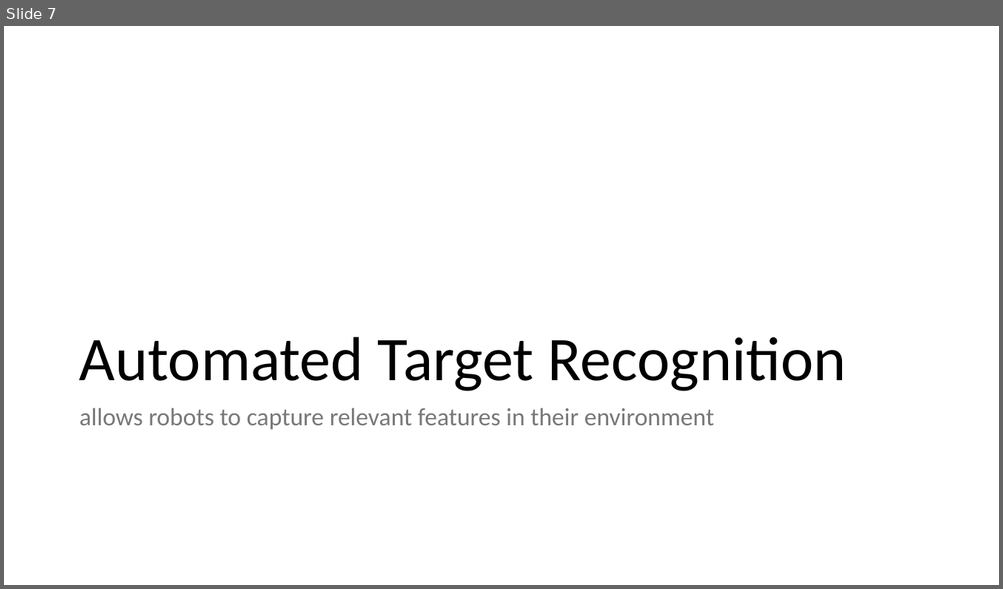
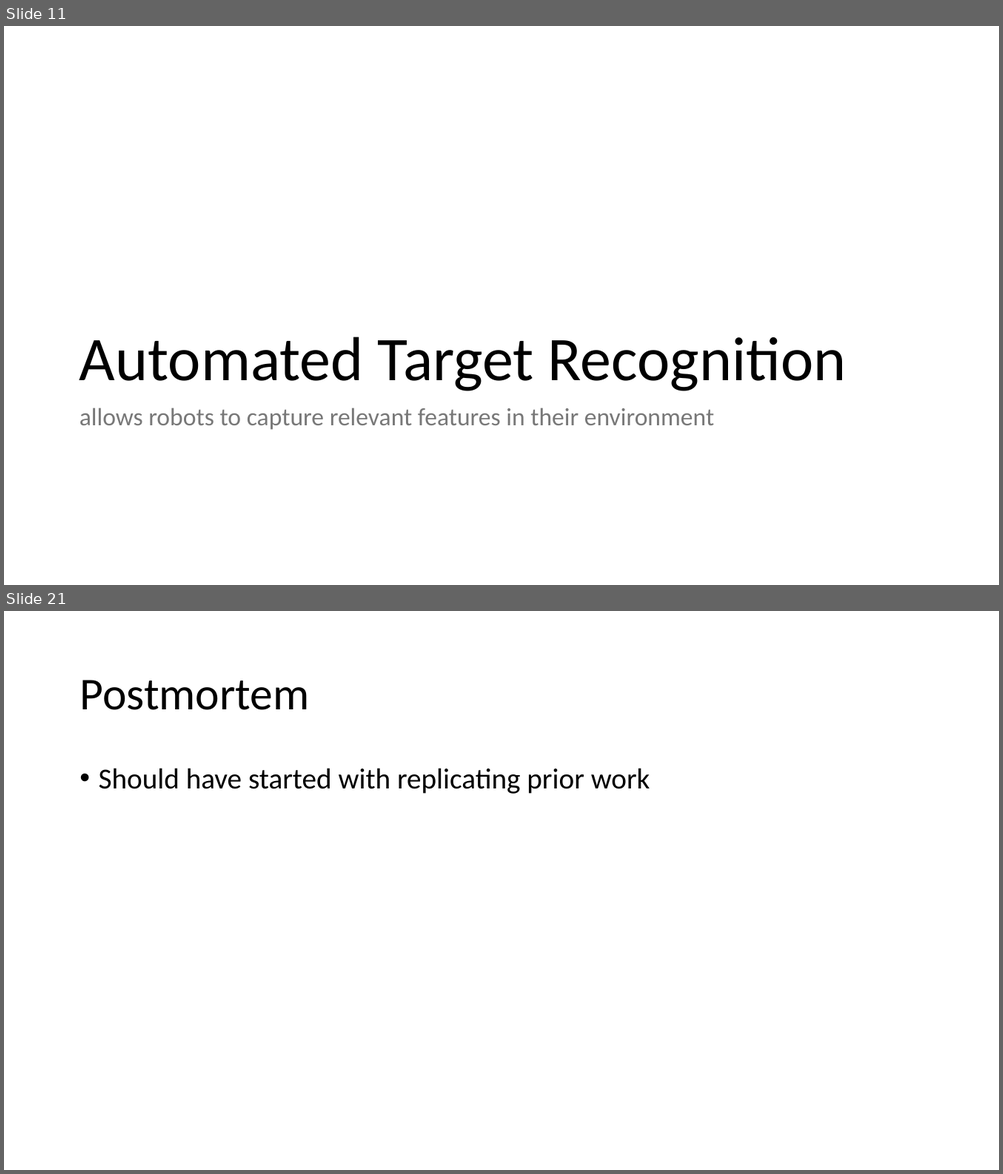
Before and after one commit to akshaygulabrao/flappybird-monorepo, a slide deck: Slides.pptx. Shown one above the other, each under a label of ours: slide 7 before the commit, slides 11 and 21 after it; the slides between them are not shown. The pictures are 1003x589 and 1003x1174 pixels, drawn with LibreOffice and Linux fonts; fonts in the diff are those of the drawing. Boxes give left, top, right and bottom in pixels: in the first picture for what was removed or moved away, otherwise in the second. Text is boxed around its words. In the diff, an @@ line names an element or a change of style, - is before the commit and + after.

```diff
--- a/Slides.pptx
+++ b/Slides.pptx
@@ slide 21 added at [4, 611, 999, 1170], background #FFFFFF @@
@@ title added at [79, 680, 309, 710], 44 pt, text #000000 @@
+Postmortem
@@ text added at [99, 768, 650, 794], 28 pt, text #000000 @@
+• Should have started with replicating prior work
@@ what was slide 7 is now slide 11 @@
```
Also in this commit, not shown: 5 slides changed, 9 other slides added, 2 slides removed, 12 other files.
